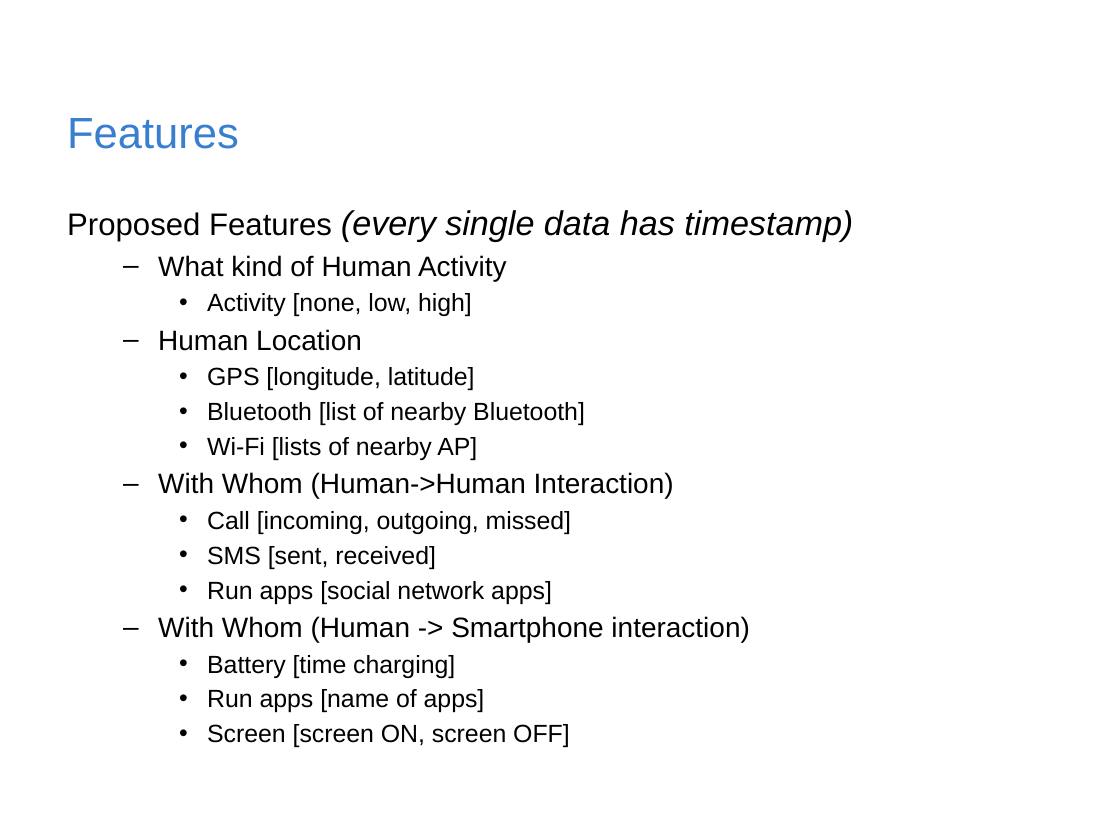
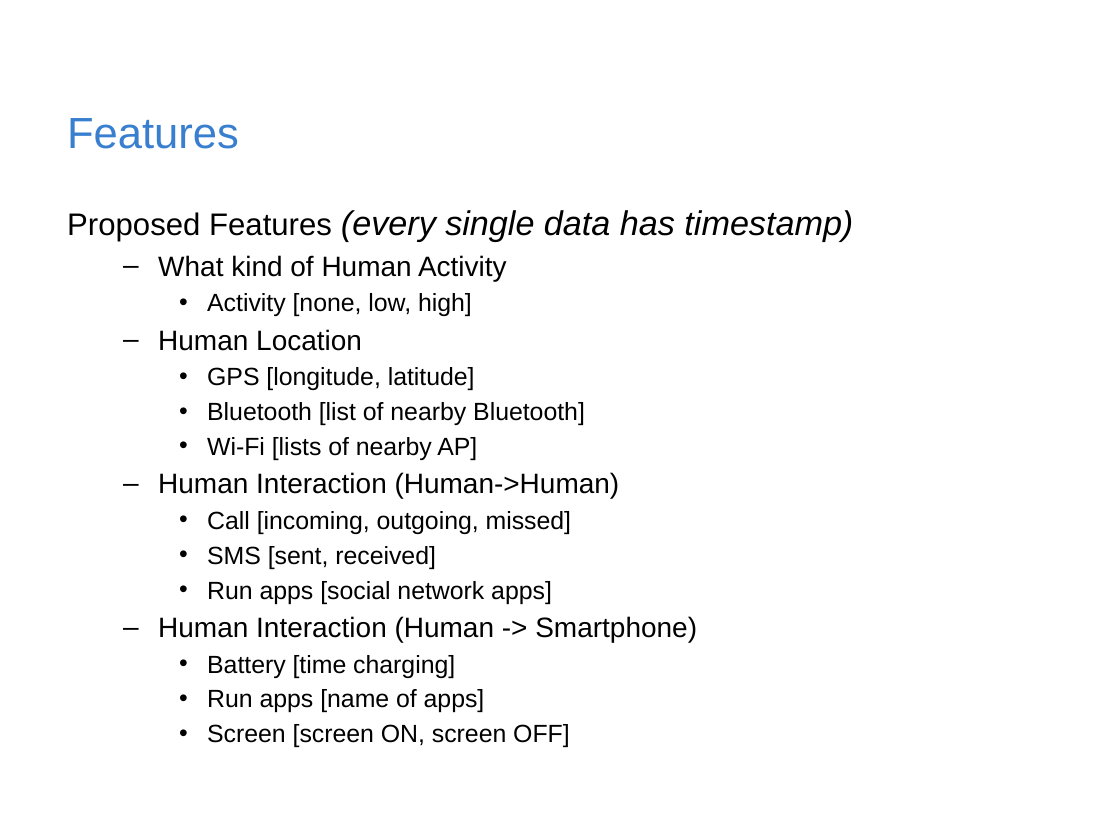
Before and after one commit to rischanlab/MyThesis, a slide deck: slide 7 of Thesis-presentation.pptx (slide 6 before the commit). Drawn at 1120x840 pixels with LibreOffice and Linux fonts; fonts in the diff are those of the drawing; background and template pictures are left out. Boxes give left, top, right and bottom in pixels: in the first picture for what was removed or moved away, otherwise in the second. Text is boxed around its words. In the diff, an @@ line names an element or a change of style, - is before the commit and + after.

```diff
--- a/Thesis-presentation.pptx
+++ b/Thesis-presentation.pptx
@@ text at bbox=[158, 472, 620, 499]: text changed @@
-  – With Whom (Human->Human Interaction)
+  – Human Interaction (Human->Human)
@@ text at bbox=[158, 616, 697, 642]: text changed @@
-  – With Whom (Human -> Smartphone interaction)
+  – Human Interaction (Human -> Smartphone)
```
Also in this commit, not shown: 12 other slides changed, 6 slides added, 5 slides removed.
